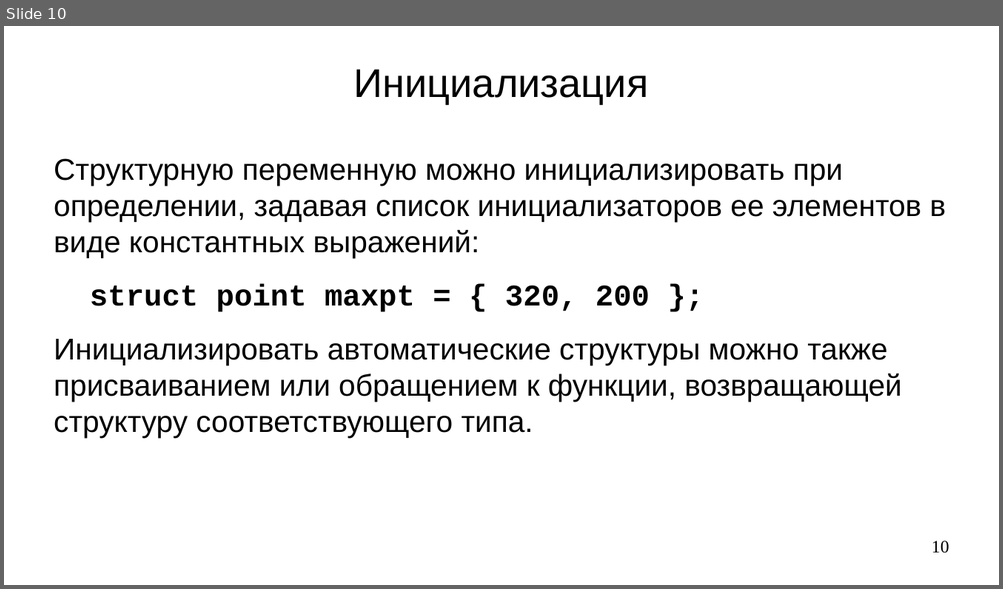
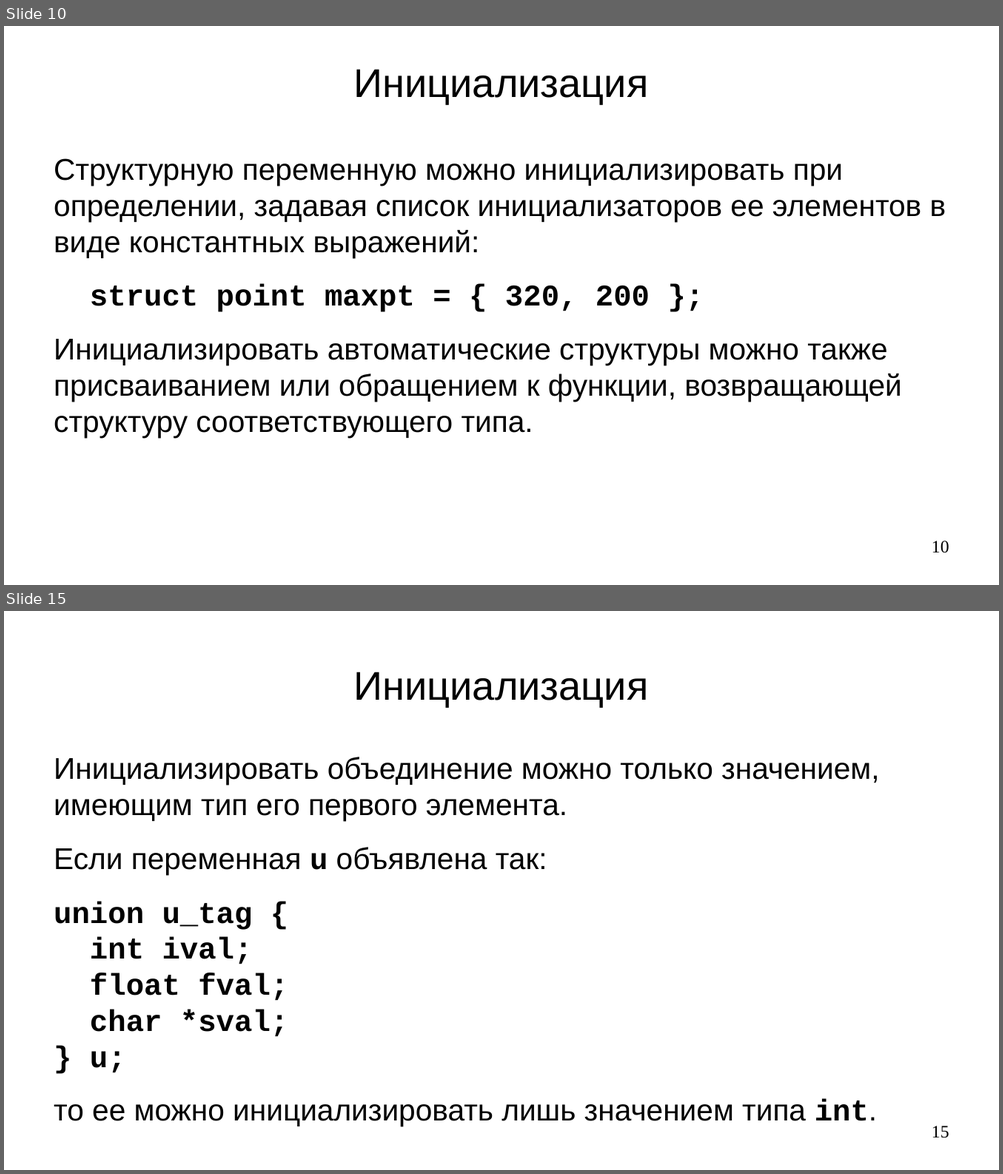
Before and after one commit to steelcraft/stud-lab, a slide deck: Лекции/CBCP01#L7.odp. Shown one above the other, each under a label of ours: slide 10 before the commit, slides 10 and 15 after it; the slides between them are not shown. The pictures are 1003x589 and 1003x1174 pixels, drawn with LibreOffice and Linux fonts; fonts in the diff are those of the drawing. Boxes give left, top, right and bottom in pixels: in the first picture for what was removed or moved away, otherwise in the second. Text is boxed around its words. In the diff, an @@ line names an element or a change of style, - is before the commit and + after.

```diff
--- a/Лекции/CBCP01#L7.odp
+++ b/Лекции/CBCP01#L7.odp
@@ slide 15 added at <box>4,611,999,1170</box>, background #FFFFFF @@
@@ title added at <box>354,672,649,707</box>, 32 pt, text #000000 @@
+Инициализация
@@ text added at <box>54,757,879,1127</box>, 24 pt, text #000000 @@
+Инициализировать объединение можно только значением, имеющим тип его первого элемента.
+Если переменная u объявлена так:
+union u_tag {
+int ival;
+float fval;
+char *sval;
+} u;
+то ее можно инициализировать лишь значением типа int.
@@ page number added at <box>931,1126,949,1139</box>, 14 pt, text #000000 @@
+15
```
Also in this commit, not shown: 4 other slides added, 7 slides removed.
